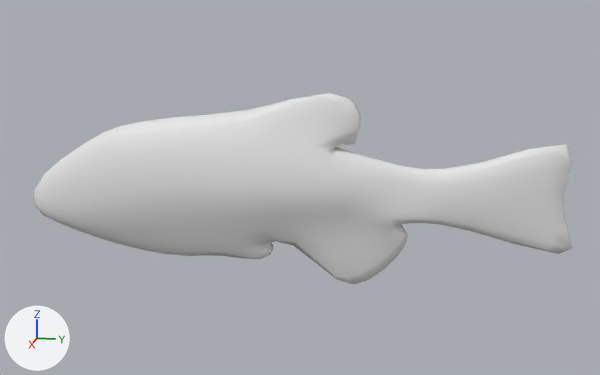
The Blender file Assets/RESOURCES/Models/Pez Zebra.blend: old version first, new version second.
The view is the same before and after, from a 50 mm lens placed at (6.16, 1.37, 1.47), pointed at (-0.03, 0.13, -0.08). Every picture has the same lights, and +X, +Y and +Z are marked at lower left.
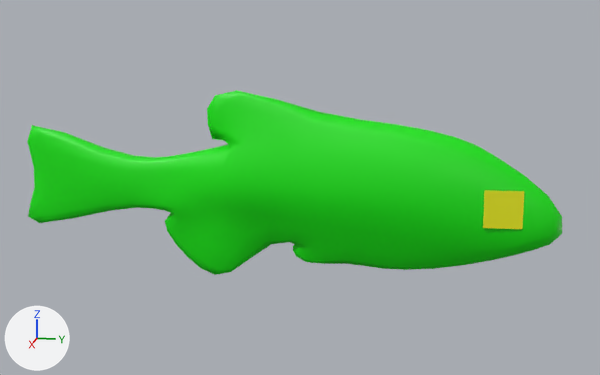
Pixel boxes [x1, y1, x2, y2] of what changed, in the pictures (600 x 375 px):
'Cube', recoloured, turned (white to green): before [34, 93, 573, 284]; after [27, 90, 562, 275]
'Plane.001', added (yellow): after [483, 190, 524, 229]

What changed in the scene script:
```text
Add mat_material_001:
    mat_material_001 = principled_material('Material.001')
    mat_material_001.base_color = (0.00286, 0.8, 0.0)  # green #09e700
Add mat_material_002:
    mat_material_002 = principled_material('Material.002')
    mat_material_002.base_color = (0.781, 0.8, 0.0)  # yellow #e5e700
Change me_cube_001:
    where me_cube_001.from_pydata(...)  # 94 vertices, 79 faces; spans x 0.0..0.51, y -4.27..4.45, z -1.74..1.47
    add me_cube_001.materials.append(mat_material_001)  # green #09e700
Add me_plane_001:
    me_plane_001.from_pydata([(-1.02, -1.03, -0.54), (0.98, -1.0, -0.41), (-1.0, 1.0, -0.82), (1.0, 1.01, -0.66)], [], [(0, 1, 3, 2)])
    me_plane_001.materials.append(mat_material_002)  # yellow #e5e700
Change ob_cube:
    ob_cube.rotation_euler: (0.0, 0.0, 0.0) -> (0.0, 0.0, 3.142)  # degrees (0, 0, 0) -> degrees (0, 0, 180)
Add ob_plane_001:
    ob_plane_001 = bpy.data.objects.new('Plane.001', me_plane_001)
    ob_plane_001.location = (0.227, 1.672, -0.131)
    ob_plane_001.rotation_euler = (0.0, 1.571, 0.0)  # degrees (0, 90, 0)
    ob_plane_001.scale = (0.14, 0.14, 0.14)
    _m = ob_plane_001.modifiers.new('Mirror', 'MIRROR')
    _m.mirror_object = ob_cube
```
